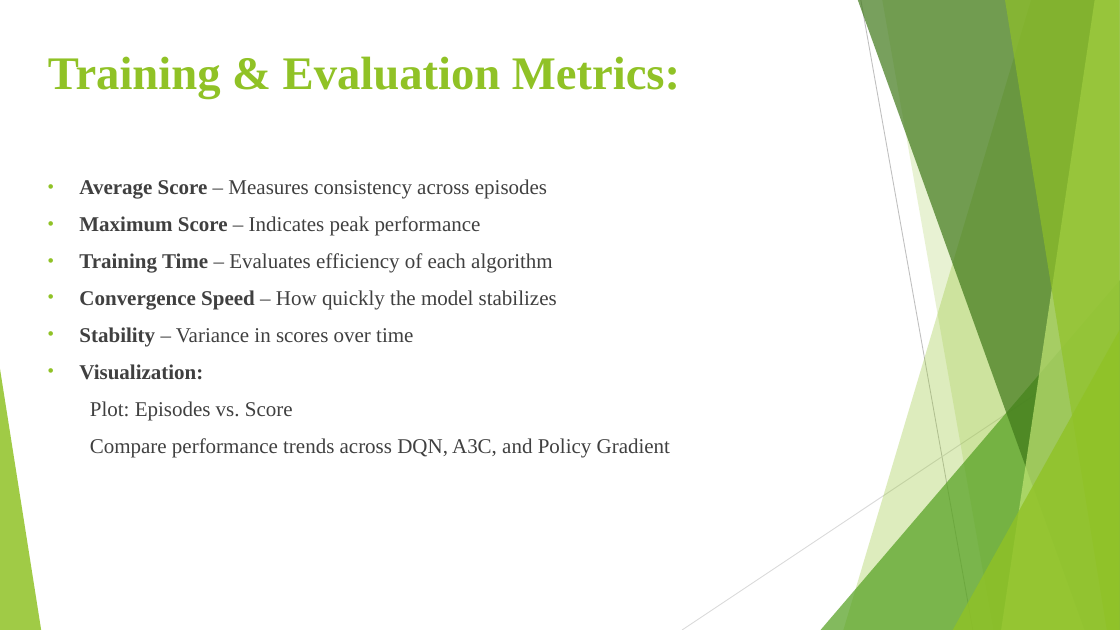
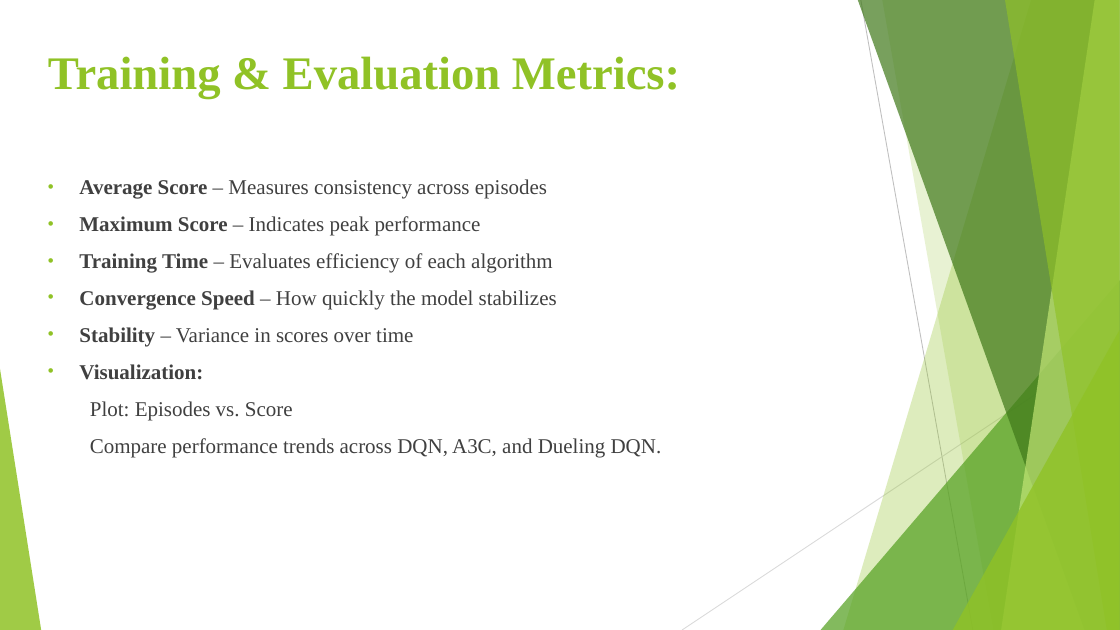
Before and after one commit to Harika2403/Intro-to-AI-Semester-Project, a slide deck: slide 6 of AI Project PPT.pptx. Drawn at 1120x630 pixels with LibreOffice and Linux fonts; fonts in the diff are those of the drawing. Boxes give left, top, right and bottom in pixels: in the first picture for what was removed or moved away, otherwise in the second. Text is boxed around its words. In the diff, an @@ line names an element or a change of style, - is before the commit and + after.

```diff
--- a/AI Project PPT.pptx
+++ b/AI Project PPT.pptx
@@ text at bbox=[90, 438, 662, 457]: text changed @@
-Compare performance trends across DQN, A3C, and Policy Gradient
+Compare performance trends across DQN, A3C, and Dueling DQN.
```
Also in this commit, not shown: 8 other slides changed, 1 slide added, 11 slides removed.
